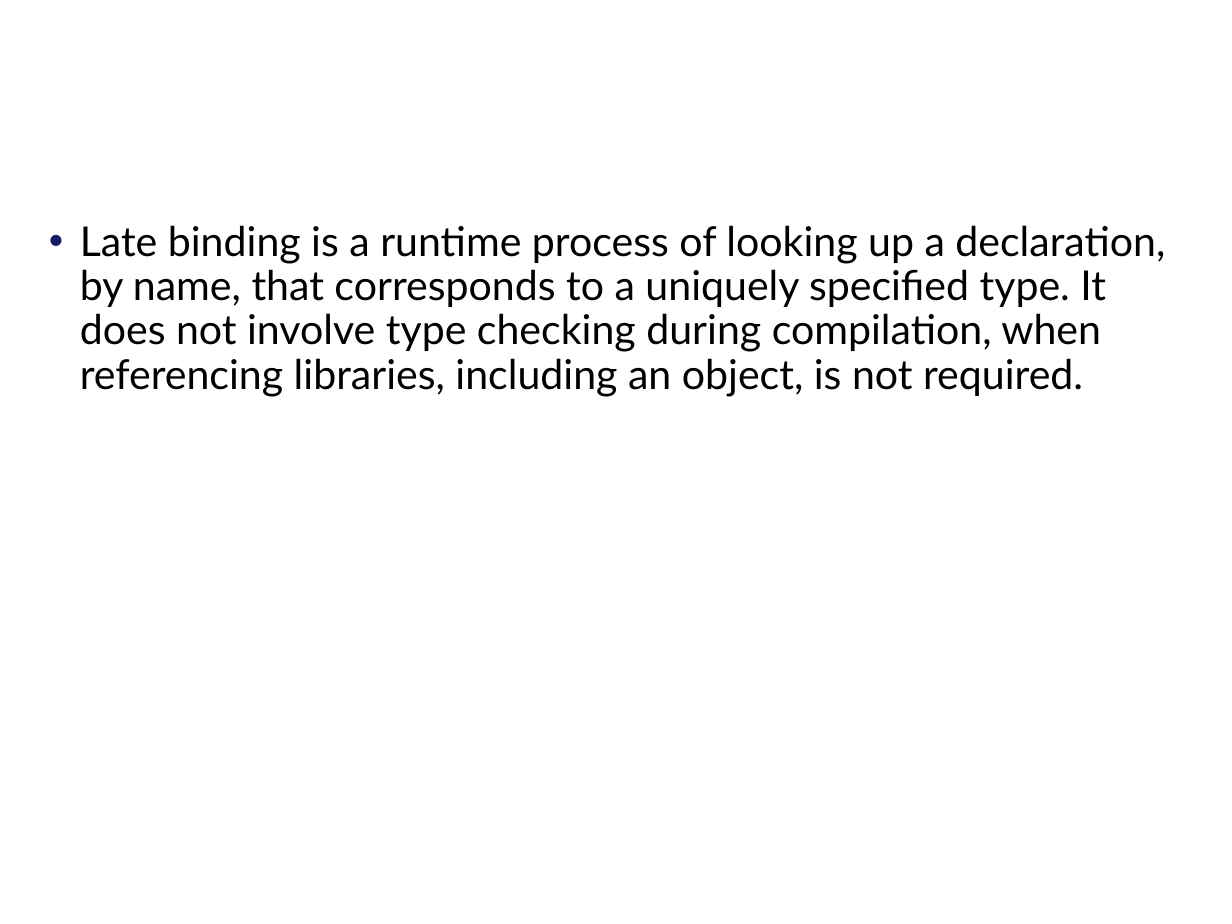
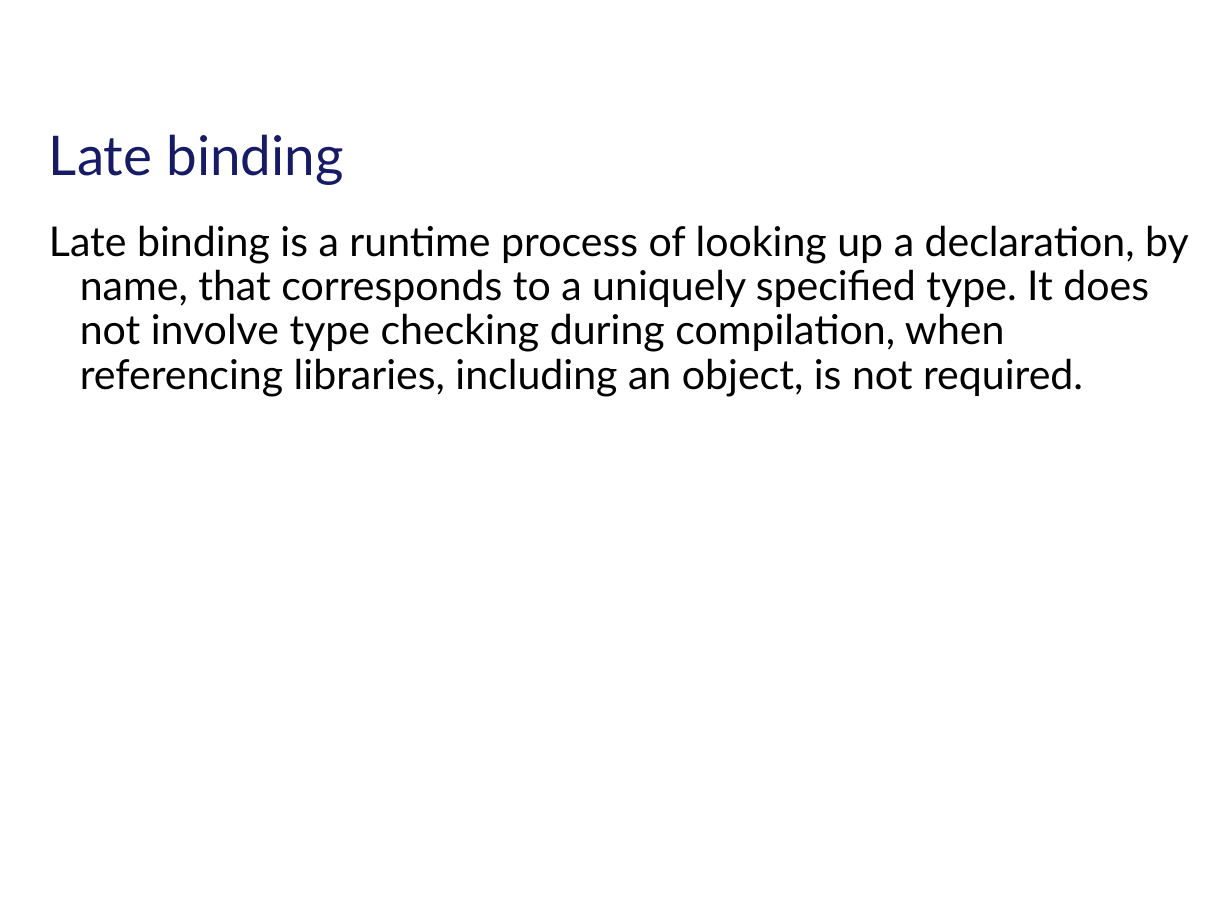
Before and after one commit to tarasiscom/Lv-273, a slide deck: slide 12 of education/Attributes & Reflection.pptx (slide 9 before the commit). Drawn at 1232x924 pixels with LibreOffice and Linux fonts; fonts in the diff are those of the drawing; background and template pictures are left out. Boxes give left, top, right and bottom in pixels: in the first picture for what was removed or moved away, otherwise in the second. Text is boxed around its words. In the diff, an @@ line names an element or a change of style, - is before the commit and + after.

```diff
--- a/education/Attributes & Reflection.pptx
+++ b/education/Attributes & Reflection.pptx
@@ subtitle added at <box>49,134,343,185</box>, 32 pt, text #171B65 @@
+Late binding
@@ text "Late binding is a runtime ..." at <box>49,225,1189,396</box>: bullet • to none @@
```
Also in this commit, not shown: 5 other slides changed, 3 slides added, 1 slide removed.
